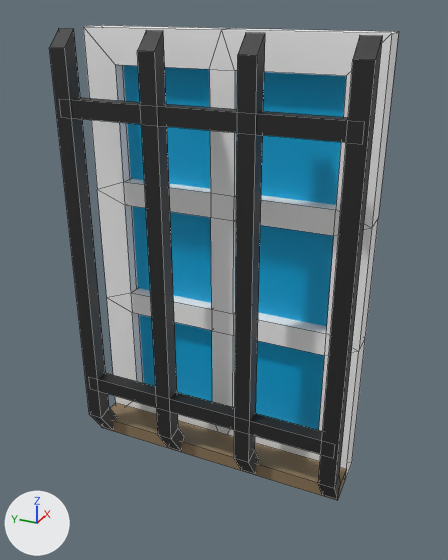
A saved change to the FBX model LibraryOA/Assets/Graphics/Meshes/Window_01_Mesh.fbx.
Rendered twice from a 50 mm lens placed at (-2.98, -1.44, 2.86), pointed at (0.06, -0.07, 1.33). Lighting does not change. The marker at lower left points along +X, +Y and +Z. Mesh edges are drawn as thin lines. Where no turn or scale is listed for an object, it has been applied to the vertices.

Objects in the first picture: 'Window_01'.
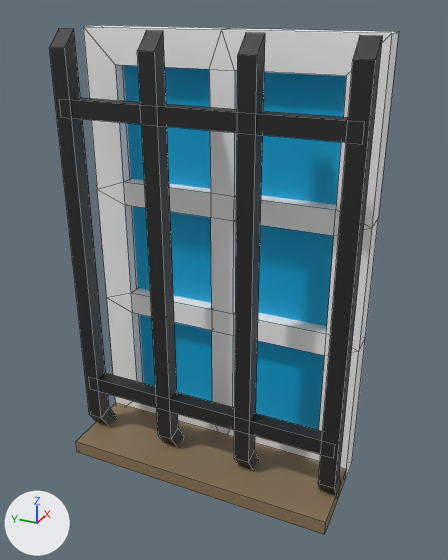
The edits, one by one:
me_window_01 has 144 vertices, 134 faces and spans x -0.33..0.16, y -0.88..0.88, z 0.0..2.7.
me_window_01 is used by ob_window_01; location (0.21, 0.0, 0.0).
Before the commit, vertices of me_window_01: 120 (-0.21, -0.88, 0.0) at pixel (337, 500), 121 (-0.21, -0.88, 0.09) at pixel (338, 489), 122 (-0.21, 0.88, 0.0) at pixel (101, 427), 123 (-0.21, 0.88, 0.09).
Part 1, on me_window_01:
Vertices 120 to 123 of me_window_01 move by (-0.3, 0.0, 0.0).

Boxes (x1, y1, x2, y2) around the edits, measured in the pictures (448 x 560 px; the box of a moved part takes in the faces that stretch with it):
'Window_01', reshaped (7% taller)
    before: (49, 25, 399, 500)
    after: (49, 25, 399, 535)
part 1 of me_window_01, moved or reshaped
    before: (102, 403, 347, 500)
    after: (76, 403, 347, 535)
